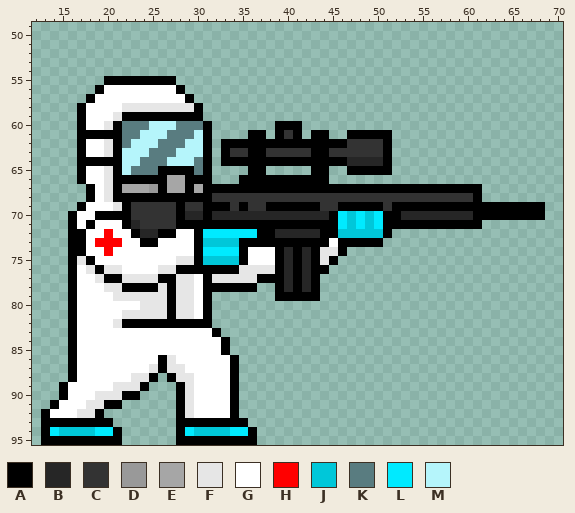
A sprite sheet gets an edit: Zombi Slayers/Assets/Resources/Arts/Player Characters/derrick_static.png. The first picture shows the starting point.
The file is 384x384 pixels, drawn in blocks of 4x4; one block is one cell here. Shown: x 12..70, y 49..95.
Palette (. is transparent): A #000000  B #262626  C #333333  D #999999  E #a6a6a6  F #e6e6e6  G #ffffff  H #ff0000  J #00c7d9  K #597c80  L #00eaff  M #b5f5fb
The result:
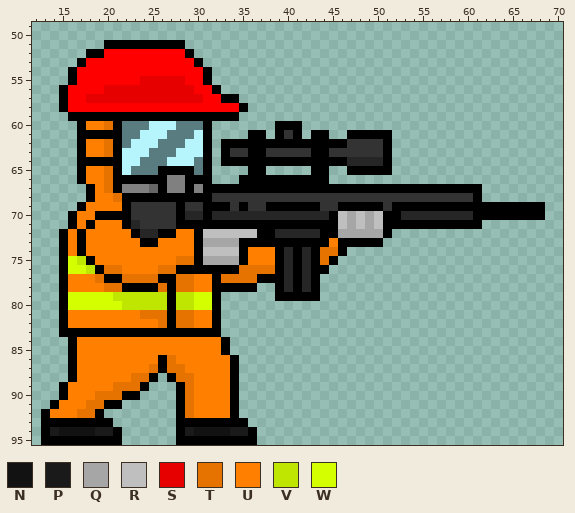
Colours new in this view: N #121212  P #1a1a1a  Q #a6a6a6  R #bfbfbf  S #e60000  T #e67300  U #ff8000  V #bfe600  W #d4ff00
Edits made:
@@ palette @@
-D #999999
+D #666666
-E #a6a6a6
+E #808080
@@ x 12..52 @@
 50 .........................................
-51 .........................................
-52 .........................................
-53 .........................................
-54 .........................................
-55 ........AAAAAAAA.........................
-56 .......AGGGGGGGGA........................
-57 ......AGGGGGGGGGGA.......................
-58 .....AGGGGFFFFFFFFA......................
-59 .....AGGGFAAAAAAAAA......................
-60 .....AGGFAKKKMMMKKKA.......AAA...........
+51 ........AAAAAAAAA........................
+52 ......AAHHHHHHHHHA.......................
+53 .....AHHHHHHHHHHHHA......................
+54 ....AHHHHHHHHHHHHHHA.....................
+55 ....AHHHHHHHSSSSSHHA.....................
+56 ...AHHHHSSSSSSSSSSHHA....................
+57 ...AHHSSSSSSSSSSSSSHHAA..................
+58 ...AHHHHHHHHHHHHHHHHHHHA.................
+59 ....AAAAAAAAAAAAAAAAAAA..................
+60 .....AUUTAKKKMMMKKKA.......AAA...........
 61 .....AAAAAKKMMMKKKMA....AA.ACA.AA..AAAAA.
-62 .....AGGFAKMMMKKKMMA.AAAAAAAAAAAAAACCCCA.
-63 .....AGGFAMMMKKKMMMA.ACCAACCCCCAACCCCCCA.
+62 .....AUUTAKMMMKKKMMA.AAAAAAAAAAAAAACCCCA.
+63 .....AUUTAMMMKKKMMMA.ACCAACCCCCAACCCCCCA.
 64 .....AAAAAMMKKKMMMKA.AAAAAAAAAAAAAABBBBA.
-65 .....AGGFAMKKKAAAAKA....AA.....AA..AAAAA.
-66 .....AGGFAAAAAAEEAAA...AAAAAAAAAA........
-67 ......AGFAEEEDAEEAEAAAAAAAAAAAAAAAAAAAAAA
-68 ......AGFAAAAAAAAAAACCCCCCCCCCCCCCCCCCCCC
-69 .....AGGGFACCCCCACCAAACACCAAAAAACCAAAAACA
-70 ....AGGAAAACCCCCABBABBBBBBBBBBBBBALJLJLAA
-71 ....AGAGGGABCCCCAAAAAAAAAAAAAAAAAALJLJLAA
-72 ....AAGGHGGABBAAGGALLLLLLAABBBBBAAJJJJJA.
-73 ....AAGHHHGGAAGGGGAJJJJAAAAAAAAAAGAAAAA..
-74 ....AAGGHGGGGGGGGGALLLLAGGGABABAFFA......
-75 ....AFAGGGGGGGGGFFAJJJJAGGGABABAFA.......
-76 ....AGFAFFGGGGFFAAAAAAAFFFFABABAA........
-77 ....AGGFAAFFFFAAFFGAFFFFFAAABABA.........
-78 ....AGGGFFAAAAFAFFGAAAAAA..ABABA.........
-79 ....AGGGGFFFFFFAFFGA.......AAAAA.........
-80 ....AGGGGGGGFFFAFFGA.....................
-81 ....AGGGGGFFFFFAFFGA.....................
-82 ....AGGGGFAAAAAAAAAA.....................
-83 ....AGGGGGGGGGGGGGGGA....................
-84 ....AGGGGGGGGGGGGGGGGA...................
-85 ....AGGGGGGGGGGGGGGGGA...................
-86 ....AGGGGGGGGGAFGGGGGGA..................
-87 ....AGGGGGGGGFAFFGGGGGA..................
-88 ....AGGGGGGFFA.AFFGGGGA..................
-89 ...AGGGGGFFFA...AFGGGGA..................
-90 ...AGGGFFFAA....AFGGGGA..................
-91 ..AGGGFFAA......AFGGGGA..................
-92 .AGGGFFA........AFGGGGA..................
+65 .....AUUTAMKKKAAAAKA....AA.....AA..AAAAA.
+66 .....AUUTAAAAAAEEAAA...AAAAAAAAAA........
+67 ......AUTAEEEDAEEAEAAAAAAAAAAAAAAAAAAAAAA
+68 ......AUUTAAAAAAAAAACCCCCCCCCCCCCCCCCCCCC
+69 .....AUUUUACCCCCACCAAACACCAAAAAACCAAAAACA
+70 ....AUUAAAACCCCCABBABBBBBBBBBBBBBARQRQRAA
+71 ....AUAUUUABCCCCAAAAAAAAAAAAAAAAAARQRQRAA
+72 ...AUAUUUUUABBAAUUARRRRRRAABBBBBAAQQQQQA.
+73 ...AUAUUUUUUAAUUUUAQQQQAAAAAAAAAAUAAAAA..
+74 ...AUAUUUUUUUUUUUUARRRRAUUUABABATTA......
+75 ...AWVAUUUUUUUUUTTAQQQQAUUUABABATA.......
+76 ...AWWVATTUUUUTTAAAAAAATTTTABABAA........
+77 ...AUUUTAATTTTAATTUUATTTTAAABABA.........
+78 ...AUUUUTTAAAATATTUUAAAAA..ABABA.........
+79 ...AWWWWWVVVVVVAVVWWA......AAAAA.........
+80 ...AWWWWWWVVVVVAVVWWA....................
+81 ...AUUUUUUUUTTTATTUUA....................
+82 ...AUUUUUUUUUUTATTUUA....................
+83 ...AAAAAAAAAAAAAAAAAA....................
+84 ....AUUUUUUUUUUUUUUUUA...................
+85 ....AUUUUUUUUUUUUUUUUA...................
+86 ....AUUUUUUUUUATUUUUUUA..................
+87 ....AUUUUUUUUTATTUUUUUA..................
+88 ....AUUUUUUTTA.ATTUUUUA..................
+89 ...AUUUUUTTTA...ATUUUUA..................
+90 ...AUUUTTTAA....ATUUUUA..................
+91 ..AUUUTTAA......ATUUUUA..................
+92 .AUUUTTA........ATUUUUA..................
 93 .AAAAAAAA.......AAAAAAAA.................
-94 .ALJJJJLLA......ALJJJJLLA................
+94 .APNNNNPPA......APNNNNPPA................
 95 .AAAAAAAAA......AAAAAAAAA................
